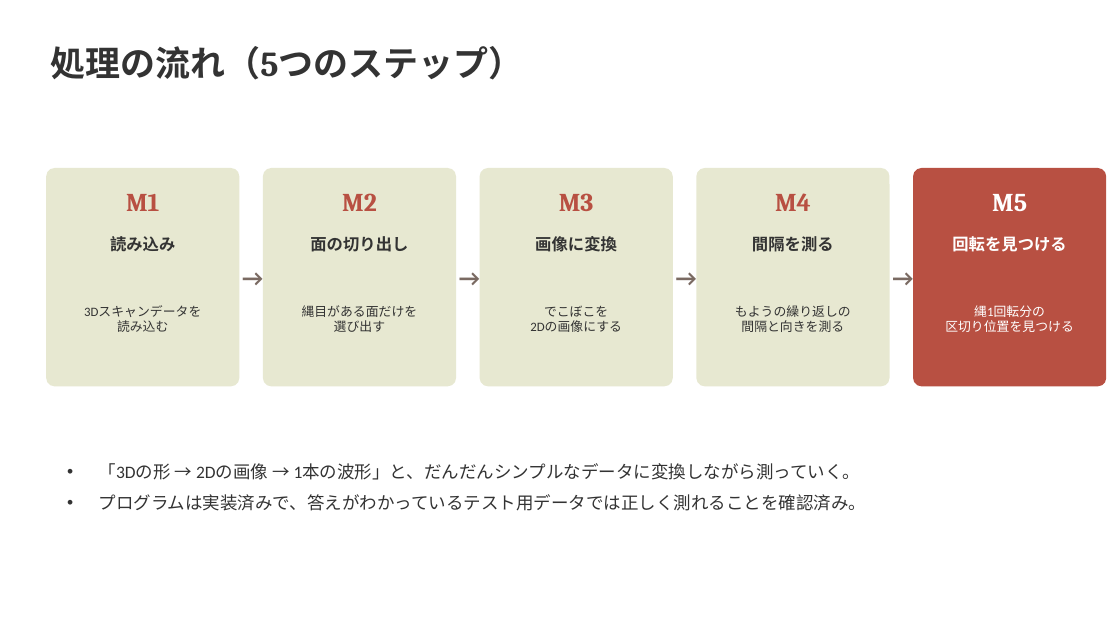
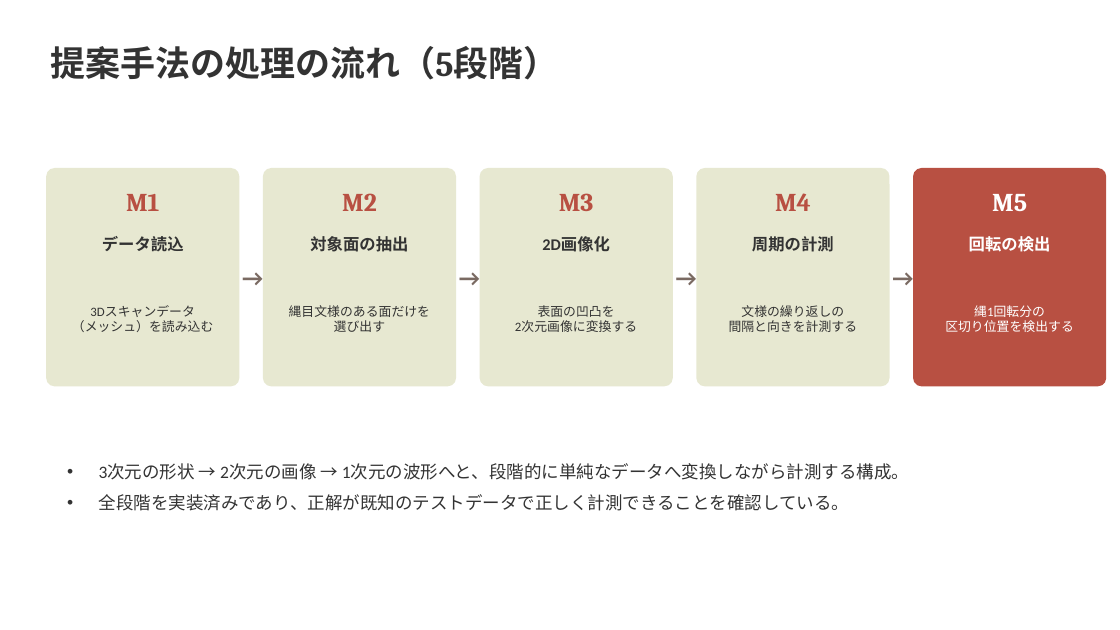
Before and after one commit to Ryusan09/MultivariatAanalysis, a slide deck: slide 3 of 13/第13回発表_修士研究と大規模計算.pptx. Drawn at 1120x630 pixels with LibreOffice and Linux fonts; fonts in the diff are those of the drawing. Boxes give left, top, right and bottom in pixels: in the first picture for what was removed or moved away, otherwise in the second. Text is boxed around its words. In the diff, an @@ line names an element or a change of style, - is before the commit and + after.

```diff
--- a/13/第13回発表_修士研究と大規模計算.pptx
+++ b/13/第13回発表_修士研究と大規模計算.pptx
@@ text at (50, 46, 558, 80): text changed @@
-処理の流れ（5つのステップ）
+提案手法の処理の流れ（5段階）
@@ text at (102, 236, 184, 252): text changed @@
-読み込み
+データ読込
@@ text at (310, 236, 408, 252): text changed @@
-面の切り出し
+対象面の抽出
@@ text at (542, 237, 610, 252): text changed @@
-画像に変換
+2D画像化
@@ text at (752, 236, 834, 252): text changed @@
-間隔を測る
+周期の計測
@@ text at (969, 236, 1051, 252): text changed @@
-回転を見つける
+回転の検出
@@ text at (72, 305, 213, 332): text changed @@
-3Dスキャンデータを
-読み込む
+3Dスキャンデータ
+（メッシュ）を読み込む
@@ text at (289, 305, 430, 321): text changed @@
-縄目がある面だけを
+縄目文様のある面だけを
@@ text at (515, 305, 637, 332): text changed @@
-でこぼこを
-2Dの画像にする
+表面の凹凸を
+2次元画像に変換する
@@ text at (729, 305, 858, 332): text changed @@
-もようの繰り返しの
-間隔と向きを測る
+文様の繰り返しの
+間隔と向きを計測する
@@ text at (945, 320, 1074, 332): text changed @@
-区切り位置を見つける
+区切り位置を検出する
@@ text at (99, 464, 909, 511): text changed @@
-• 「3Dの形 → 2Dの画像 → 1本の波形」と、だんだんシンプルなデータに変換しながら測っていく。
-• プログラムは実装済みで、答えがわかっているテスト用データでは正しく測れることを確認済み。
+• 3次元の形状 → 2次元の画像 → 1次元の波形へと、段階的に単純なデータへ変換しながら計測する構成。
+• 全段階を実装済みであり、正解が既知のテストデータで正しく計測できることを確認している。
```
Also in this commit, not shown: 8 other slides changed.
